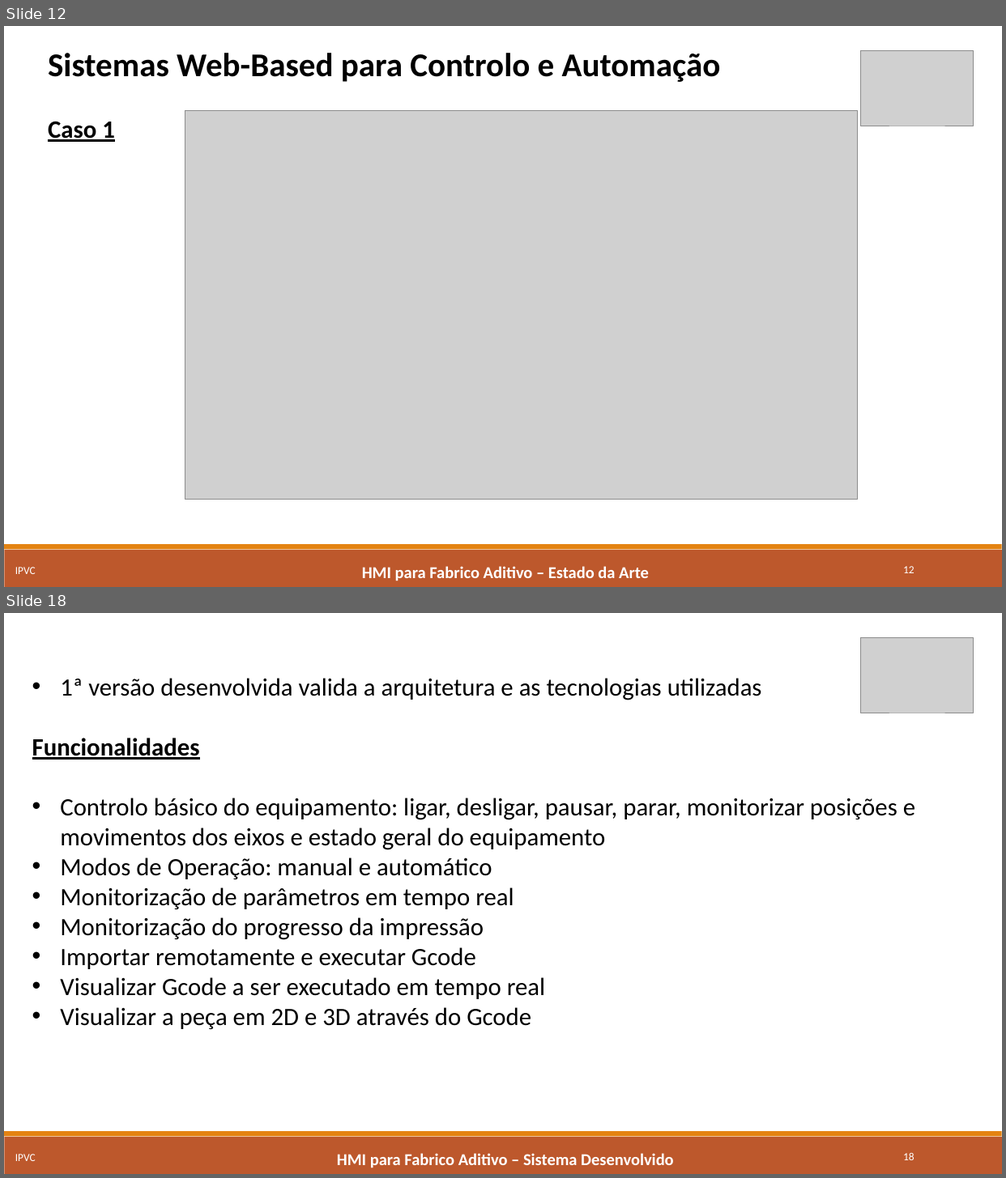
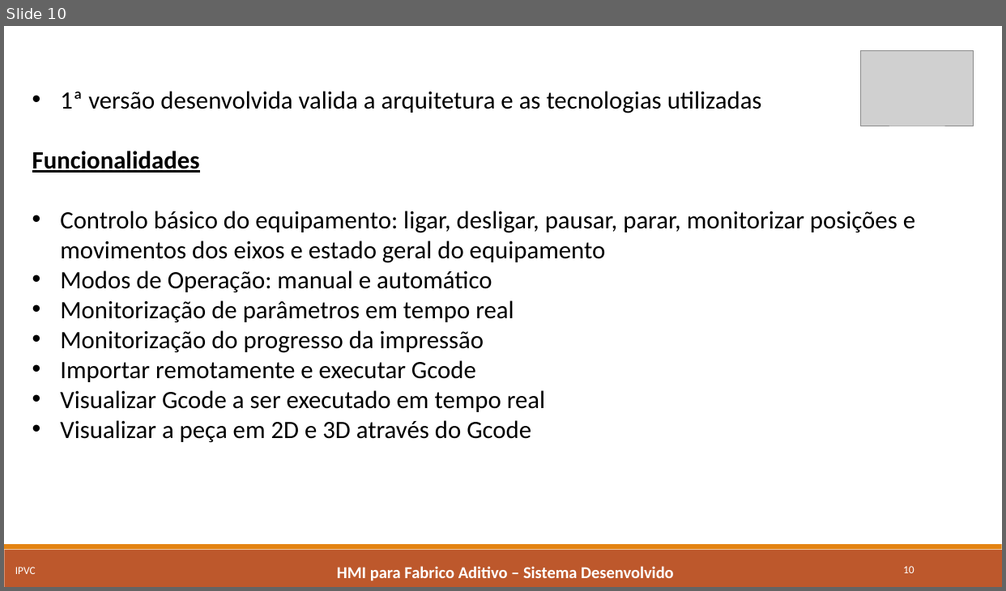
Before and after one commit to marcorlsrodrigues/projeto, a slide deck: Apresentacao_Final_MarcoRodrigues4652.pptx. Shown one above the other, each under a label of ours: slides 12 and 18 before the commit, slide 10 after it; the slides between them are not shown. The pictures are 1006x1178 and 1006x591 pixels, drawn with LibreOffice and Linux fonts; fonts in the diff are those of the drawing; grey boxes stand for pictures. Boxes give left, top, right and bottom in pixels: in the first picture for what was removed or moved away, otherwise in the second. Text is boxed around its words. In the diff, an @@ line names an element or a change of style, - is before the commit and + after.

```diff
--- a/Apresentacao_Final_MarcoRodrigues4652.pptx
+++ b/Apresentacao_Final_MarcoRodrigues4652.pptx
@@ slide 12 removed at (x1=4, y1=26, x2=1002, y2=587), background #FFFFFF; not listed: 2 template elements that a slide beside it also shows @@
@@ text removed at (x1=48, y1=53, x2=721, y2=142) @@
-Sistemas Web-Based para Controlo e Automação
-Caso 1
@@ picture removed at (x1=861, y1=50, x2=974, y2=126) @@
@@ picture removed at (x1=185, y1=110, x2=858, y2=499) @@
@@ text removed at (x1=15, y1=567, x2=36, y2=574) @@
-IPVC
@@ text removed at (x1=362, y1=566, x2=649, y2=582) @@
-HMI para Fabrico Aditivo – Estado da Arte
@@ page number removed at (x1=903, y1=566, x2=914, y2=574) @@
-12
@@ what was slide 18 is now slide 10 @@
@@ page number at (x1=903, y1=566, x2=914, y2=574): text changed @@
-18
+10
```
Also in this commit, not shown: 3 slides changed, 2 slides added, 9 other slides removed.
